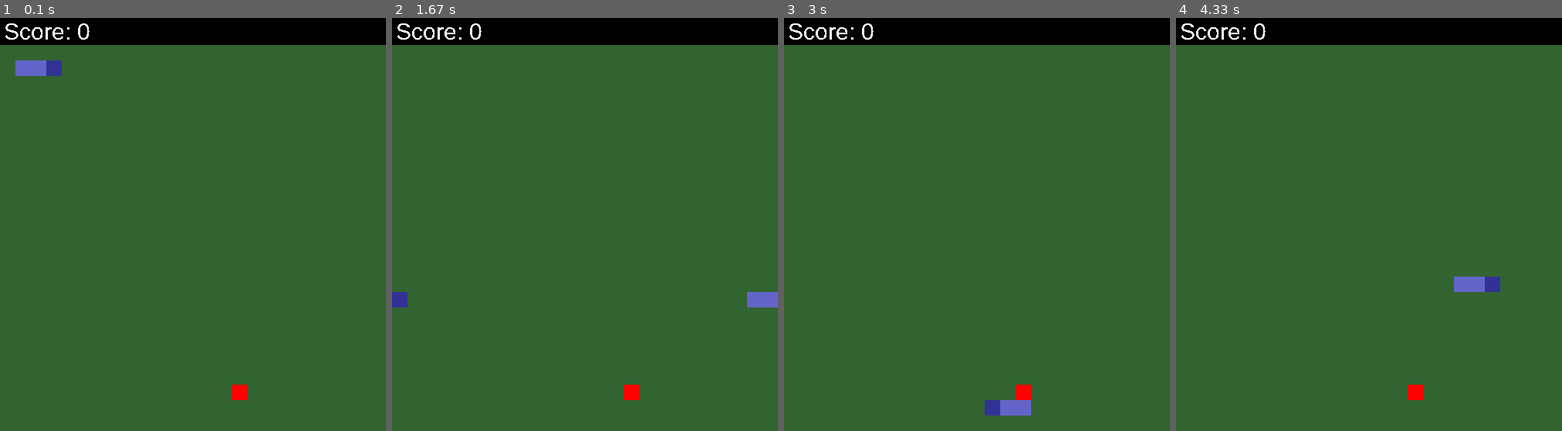
Above: before the commit, frames 1-4 (left to right).
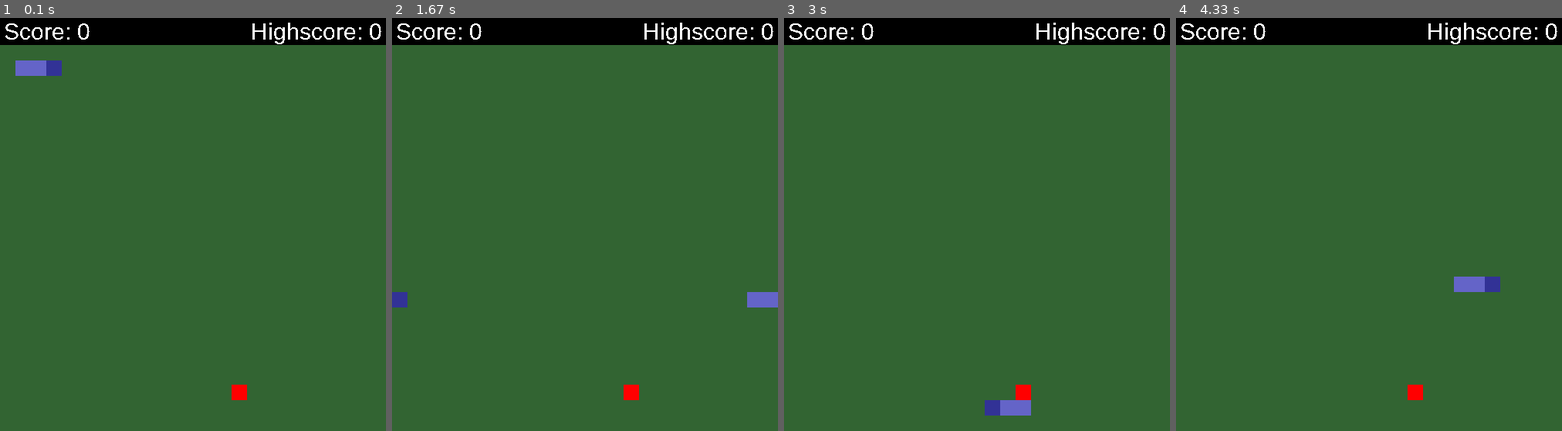
Above: after the commit, the same moments.

Repository: AugustoC3sar/Snake-Pygame
Game: pygame game, started from main.py
Same seed, same stepped clock (60 frames per second), same inputs: the game is played once before the commit and once after it.
Inputs:
- Up to frame 1 (0.1 s): no input
- Up to frame 2 (1.67 s): hold D 0.33-0.8 s; hold W 0.83-1.3 s; hold D from 1.33 s (still down)
- Up to frame 3 (3 s): release D at 1.8 s; hold S 2.4-2.7 s; hold A from 2.73 s (still down)
- Up to frame 4 (4.33 s): release A at 3.13 s; hold W 3.17-3.53 s; hold D 3.57-4.2 s; hold S from 4.23 s (still down)

The runs differ from the first frame. In frame 1, 0.4% of the frame differs, in the area x 65-99%, y 1-7%; in frame 2, 0.4%; in frame 3, 0.4%; in frame 4, 0.4%.

Commit message:
Fix all bugs! Done!

Diff:
--- a/main.py
+++ b/main.py
@@ -34,6 +34,7 @@
                 self.get_key()
                 self.draw_fruit()
                 self.check_collisions()
+                self.__snake.check_new_highscore()
             for event in pygame.event.get():
                 if event.type == QUIT:
                     self.__run = False
@@ -72,7 +73,9 @@
     def playing_display(self):
         bg = pygame.draw.rect(self.__root, (0,0,0), pygame.Rect(0,0,WIDTH,MARGIN))
         score_label = HELV30.render(f'Score: {self.__snake.score}', False, (255,255,255))
+        highscole_label = HELV30.render(f'Highscore: {self.__snake.highscore}', False, (255,255,255))
         self.__root.blit(score_label, (5,5))
+        self.__root.blit(highscole_label, (WIDTH-(highscole_label.get_rect().width)-5,5))
 
     def generate_fruit(self):
         test = True
@@ -109,15 +112,15 @@
         bg = pygame.draw.rect(self.__root, (0,0,0), pygame.Rect(0,0,WIDTH,HEIGHT))
         lose_info = HELV30.render('YOU LOSE!', False, (255,255,255))
         lose_rect = lose_info.get_rect(center=(WIDTH/2, (HEIGHT/2)-50))
-        self.__root.blit(lose_info, lose_rect)
         play_again = HELV30.render('Play again?',False, (255,255,255))
         play_again_rect = play_again.get_rect(center=(WIDTH/2, (HEIGHT/2)))
-        self.__root.blit(play_again, play_again_rect)
         yes = HELV30.render('YES', False, (255,255,255))
         yes_rect = yes.get_rect(center=((WIDTH/2)-50, (HEIGHT/2)+60))
-        self.__root.blit(yes, yes_rect)
         no = HELV30.render('NO', False, (255,255,255))
         no_rect = no.get_rect(center=((WIDTH/2)+50, (HEIGHT/2)+60))
+        self.__root.blit(lose_info, lose_rect)
+        self.__root.blit(play_again, play_again_rect)
+        self.__root.blit(yes, yes_rect)
         self.__root.blit(no, no_rect)
         if no_rect.collidepoint(self.__mouse_pos):
             self.__run = False
@@ -130,9 +133,9 @@
     def reset(self):
         self.__snake.score = 0
         self.__snake.snake_positions = [(60, 60),(40,60),(20,60)]
-        self.__snake.body.clear()
         self.__snake.body = [DEFAULT_HEAD, DEFAULT_BP1, DEFAULT_BP2]
         self.generate_fruit()
+        self.__mouse_pos = (0,0)
         self.__end = False
 
 
@@ -144,6 +147,7 @@
         self.__snake_positions = positions
         self.__direction = 'RIGHT'
         self.__score = 0
+        self.__highscore = 0
 
     @property
     def body(self):
@@ -176,6 +180,10 @@
     @score.setter
     def score(self, new_score):
         self.__score = new_score
+
+    @property
+    def highscore(self):
+        return self.__highscore
 
     def new_body(self):
         new_body_x, new_body_y = self.__snake_positions[-1]
@@ -208,6 +216,10 @@
             segment.y = position[1]
             segment.update_hitbox()
 
+    def check_new_highscore(self):
+        if self.__score > self.__highscore:
+            self.__highscore = self.__score
+
 
 class Body:
     def __init__(self, x, y, color=(100,100,200)):
